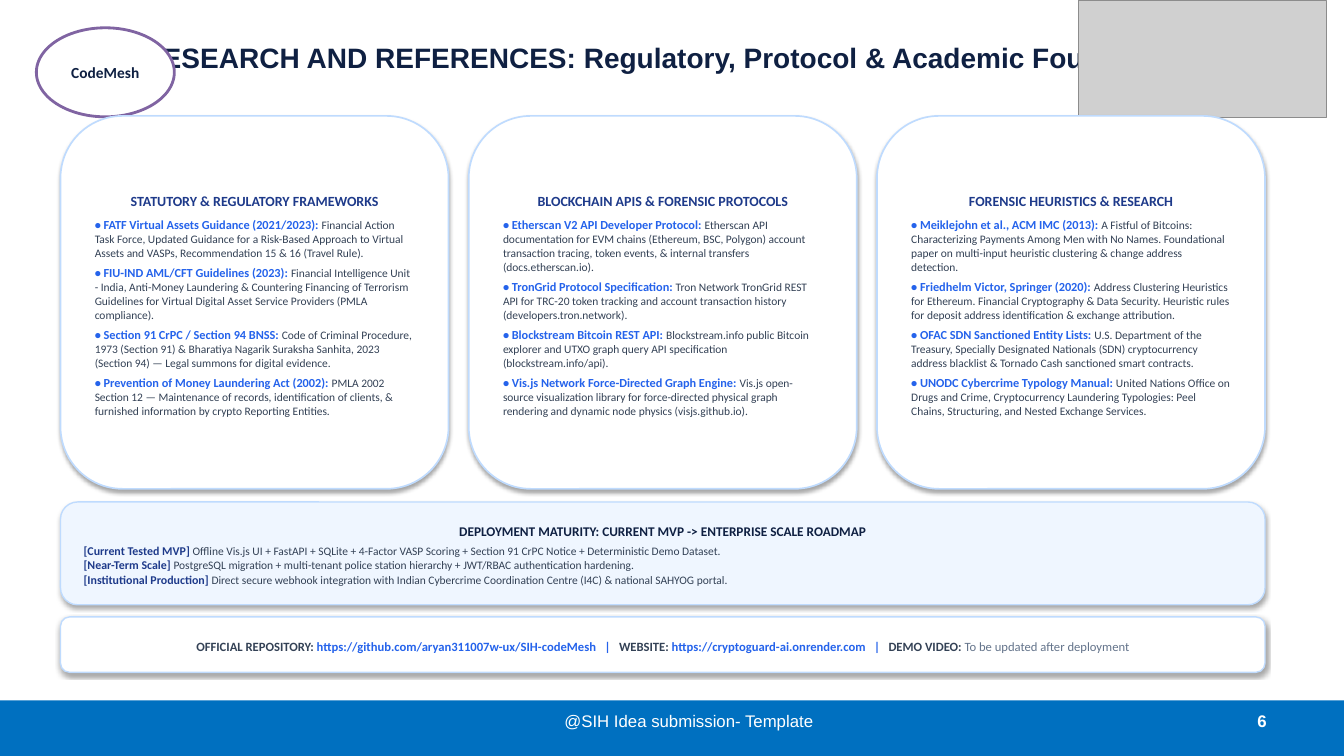
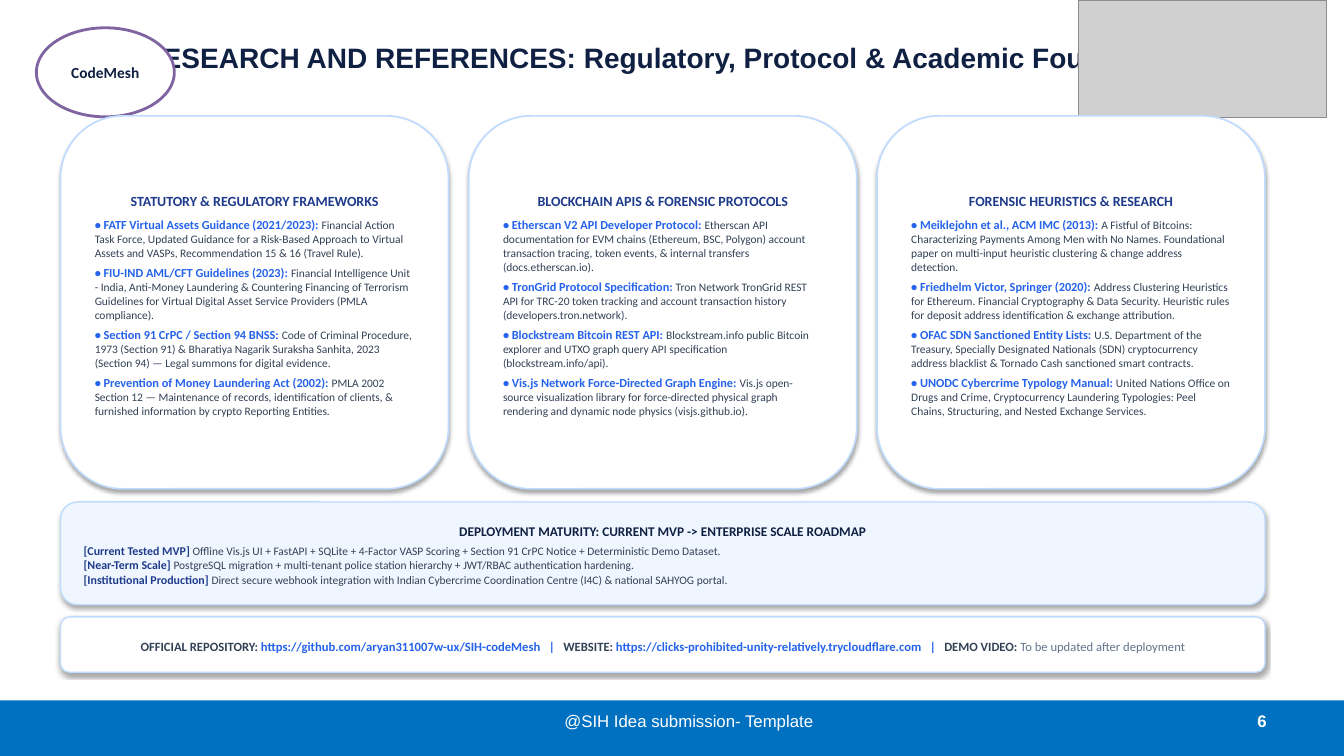
Before and after one commit to aryan311007w-ux/SIH-codeMesh, a slide deck: slide 6 of FINAL_SIH26182_CryptoGuard_AI_SIH_SUBMISSION.pptx. Drawn at 1344x756 pixels with LibreOffice and Linux fonts; fonts in the diff are those of the drawing; grey boxes stand for pictures. Boxes give left, top, right and bottom in pixels: in the first picture for what was removed or moved away, otherwise in the second. Text is boxed around its words. In the diff, an @@ line names an element or a change of style, - is before the commit and + after.

Commit message:
docs & pres: update live active deployment URL across slides and documentation

```diff
--- a/FINAL_SIH26182_CryptoGuard_AI_SIH_SUBMISSION.pptx
+++ b/FINAL_SIH26182_CryptoGuard_AI_SIH_SUBMISSION.pptx
@@ text in rounded rectangle at (141, 642, 1185, 653): text changed @@
-OFFICIAL REPOSITORY: https://github.com/aryan311007w-ux/SIH-codeMesh | WEBSITE: https://cryptoguard-ai.onrender.com | DEMO VIDEO: To be updated after deployment
+OFFICIAL REPOSITORY: https://github.com/aryan311007w-ux/SIH-codeMesh | WEBSITE: https://clicks-prohibited-unity-relatively.trycloudflare.com | DEMO VIDEO: To be updated after deployment
```
Also in this commit, not shown: 1 other slide changed, 7 other files.
